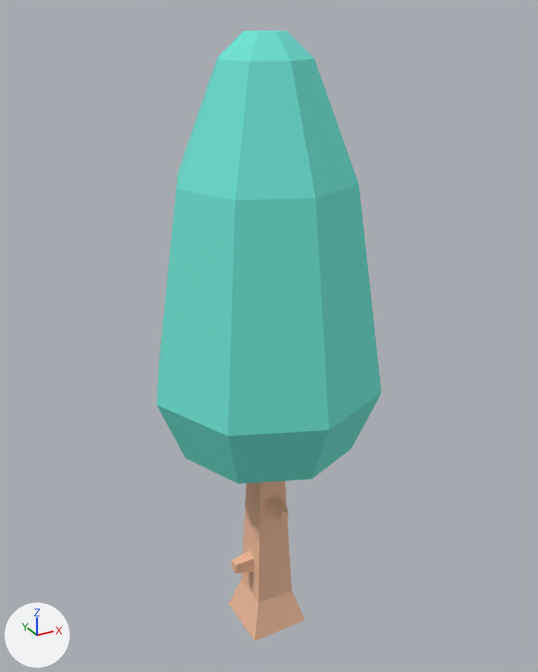
A saved change to the glTF model frontend/public/models/thuja_1.glb.
Both versions are drawn from a camera (50 mm lens) standing at (-1.019, -1.875, 2.054) and looking at (0.03, 0.033, 1.1). Every picture has the same lights, and +X, +Y and +Z are marked at lower left. The first picture is the older version.

In view in the first picture: 'tree_cone'.
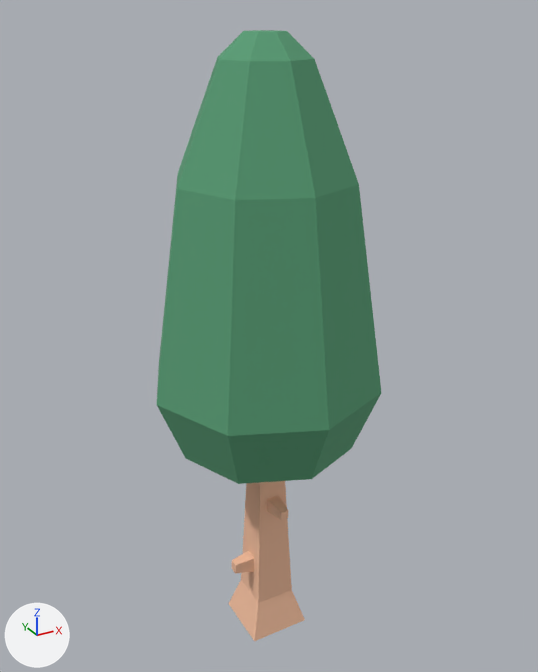
Commit message: fix: бирюзовая листва (Kenney) и серая кора (TwistedTree) на сцене

Location of each change, [x1, y1, x2, y2] in pixels of the pictures (538 x 672 px):
'tree_cone', recoloured (cyan to green)
    both: [157, 30, 381, 486]

Edits to the bpy script that builds the scene:
```text
Change mat_leafsgreen:
    mat_leafsgreen.base_color: (0.161, 0.788, 0.671) -> (0.1, 0.34, 0.18)  # cyan #70e6d6 -> green #599e76
```
